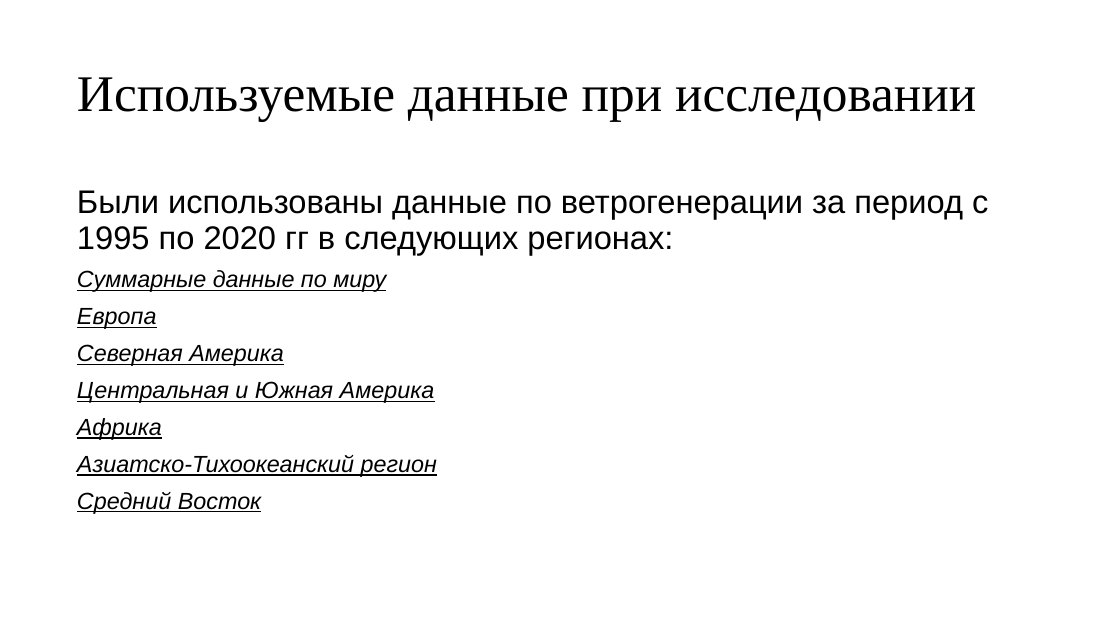
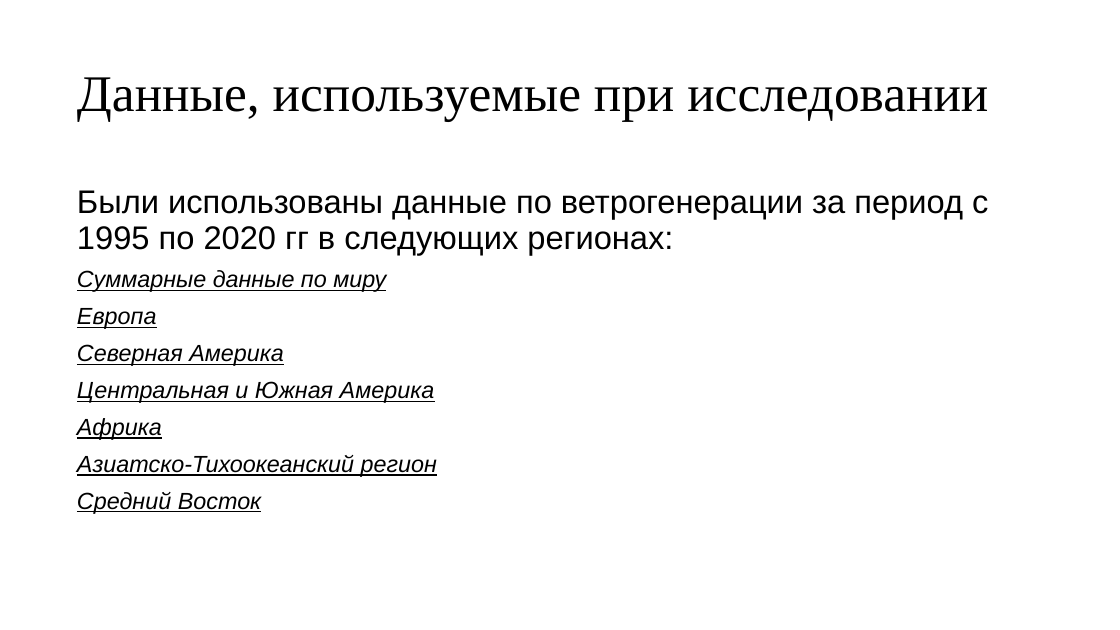
Before and after one commit to Misha1601/magistr, a slide deck: slide 3 of Конференции/Никифоров Поиск методов.pptx. Drawn at 1120x630 pixels with LibreOffice and Linux fonts; fonts in the diff are those of the drawing; background and template pictures are left out. Boxes give left, top, right and bottom in pixels: in the first picture for what was removed or moved away, otherwise in the second. Text is boxed around its words. In the diff, an @@ line names an element or a change of style, - is before the commit and + after.

```diff
--- a/Конференции/Никифоров Поиск методов.pptx
+++ b/Конференции/Никифоров Поиск методов.pptx
@@ title at (77, 77, 988, 121): text changed @@
-Используемые данные при исследовании
+Данные, используемые при исследовании
```
Also in this commit, not shown: 2 other slides changed.
